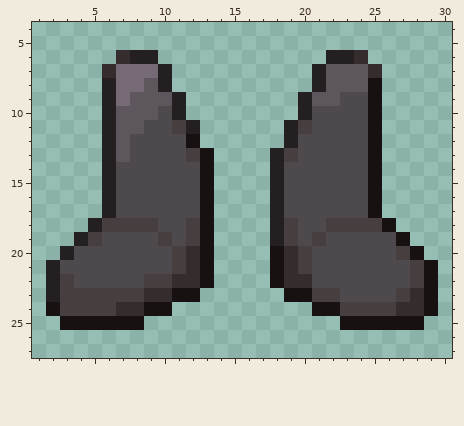
Pixel-art sprite: textures/items/netherite_boots.png. That is the earlier state.
The file is 32x32 pixels. Colours within 5 levels of each other are drawn and written as one. Shown: x 1..30, y 4..27.
After:
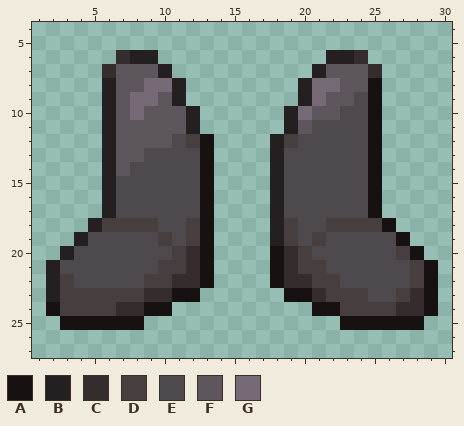
Palette (. is transparent): A #171111  B #241f20  C #352d2d  D #473e3f  E #4d494d  F #5d565d  G #766a76
Changes in this commit:
{"y":7,"x":7,"old":"GGG","new":"FFF"}
{"y":8,"x":7,"old":"GGFB.","new":"FFGGB"}
{"y":8,"x":20,"old":".BF","new":"BGG"}
{"y":9,"x":7,"old":"GFF","new":"FGG"}
{"y":9,"x":21,"old":"F","new":"G"}
{"y":9,"x":23,"old":"E","new":"F"}
{"y":10,"x":8,"old":"F","new":"G"}
{"y":10,"x":10,"old":"EB.","new":"FFB"}
{"y":10,"x":19,"old":".BEE","new":"BGFF"}
{"y":11,"x":9,"old":"EED","new":"FFF"}
{"y":11,"x":20,"old":"D","new":"F"}
{"y":12,"x":8,"old":"EEE","new":"FFF"}
{"y":12,"x":12,"old":"A.","new":"DA"}
{"y":12,"x":18,"old":".B","new":"BD"}
{"y":13,"x":8,"old":"E","new":"F"}
{"y":13,"x":12,"old":"D","new":"E"}
{"y":13,"x":19,"old":"D","new":"E"}
{"y":14,"x":7,"old":"E","new":"F"}
{"y":19,"x":5,"old":"D","new":"E"}
{"y":21,"x":10,"old":"E","new":"D"}
{"y":21,"x":21,"old":"E","new":"D"}
{"y":22,"x":21,"old":"EE","new":"DD"}
{"y":23,"x":21,"old":"D","new":"C"}
{"y":23,"x":23,"old":"EE","new":"DD"}
{"label":"changed","picture_box":[116,64,354,176]}
{"label":"changed","picture_box":[88,232,102,246]}
{"label":"changed","picture_box":[158,260,172,274]}
{"label":"changed","picture_box":[312,260,368,302]}
